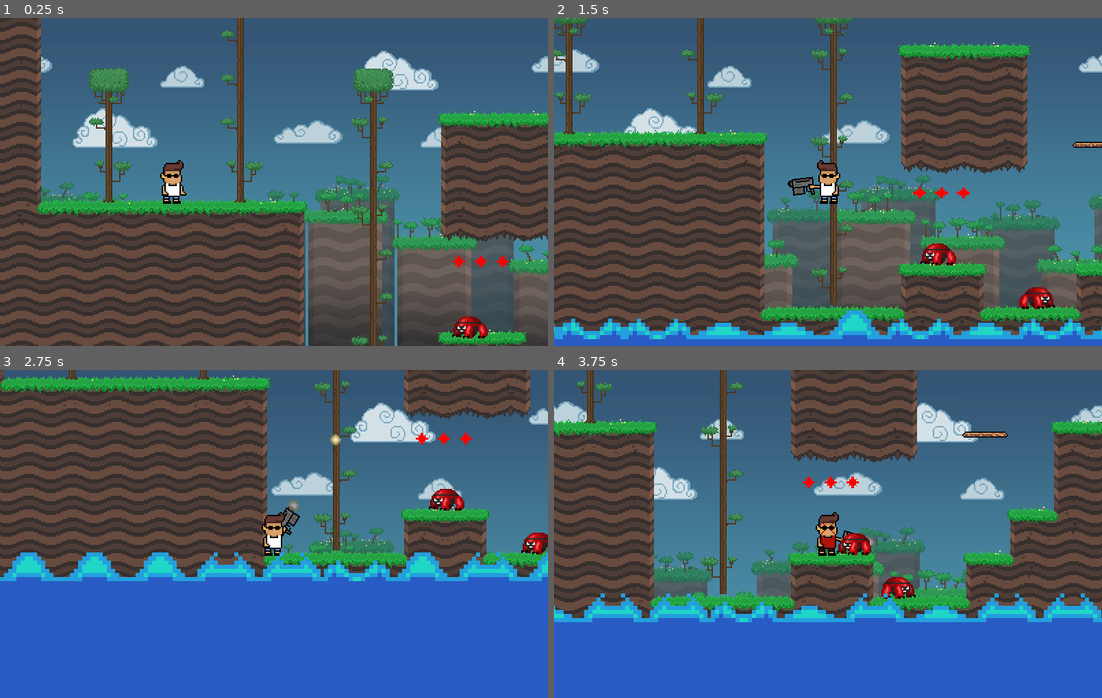
Above: before the commit, frames 1-4 (two rows, left to right).
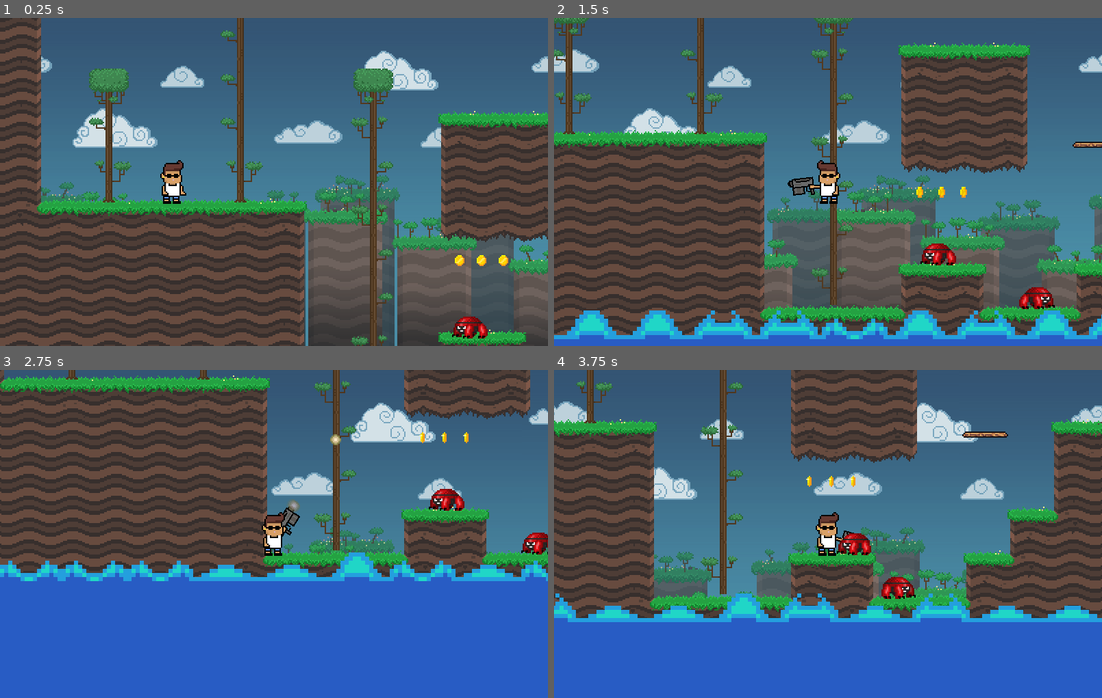
Above: after the commit, the same moments.

Repository: J24556/Red-Rise
Game: Godot game, scene res://Stage.tscn
The game is run twice, just before and just after one commit, with the same random seed, the same clock (stepped at 60 frames per second) and the same inputs.
Inputs (mouse positions are in pixels of both pictures, inside the frame that each line leads up to):
- Up to frame 1 (0.25 s): no input
- Up to frame 2 (1.5 s): move the mouse to (948, 165) at 0.52 s; press the mouse at (948, 165) at 0.53 s; hold D (move_right) from 0.53 s (still down); tap Space (jump) at 0.77 s; move the mouse to (718, 198) at 1.27 s; release the mouse at (718, 198) at 1.28 s; click (718, 198) at 1.35 s
- Up to frame 3 (2.75 s): tap Space (jump) at 1.52 s; move the mouse to (328, 461) at 2.02 s; release D (move_right) at 2.03 s; press the mouse at (328, 461) at 2.03 s; hold A (move_left) from 2.03 s (still down)
- Up to frame 4 (3.75 s): move the mouse to (800, 599) at 2.77 s; release A (move_left) at 2.78 s; release the mouse at (800, 599) at 2.78 s; hold D (move_right) from 2.78 s (still down); click (800, 599) at 2.85 s; tap Space (jump) at 3.02 s; move the mouse to (992, 583) at 3.52 s; press the mouse at (992, 583) at 3.53 s

The runs differ from the first frame. In frame 1, 0.2% of the frame differs, in the area x 82-93%, y 72-77%; in frame 2, 4.9%; in frame 3, 5.0%, in the area x 0-100%, y 18-65%; in frame 4, 4.4%.

Commit message:
Revert "ADDED RED MECHANIC"
This reverts commit efa2cee383688d1f208c001f9d2a4002ebab23fc.

Diff:
--- a/Stage.tscn
+++ b/Stage.tscn
@@ -272,488 +272,490 @@
 position = Vector2( -0.0743256, 700 )
 scale = Vector2( 3, 3 )
 frames = SubResource( 13 )
+frame = 6
 playing = true
 
 [node name="AnimatedSprite2" type="AnimatedSprite" parent="Blue Lava"]
 position = Vector2( 48, 700 )
 scale = Vector2( 3, 3 )
 frames = SubResource( 13 )
-frame = 11
+frame = 5
 playing = true
 
 [node name="AnimatedSprite3" type="AnimatedSprite" parent="Blue Lava"]
 position = Vector2( 96, 700 )
 scale = Vector2( 3, 3 )
 frames = SubResource( 13 )
-frame = 11
+frame = 5
 playing = true
 
 [node name="AnimatedSprite4" type="AnimatedSprite" parent="Blue Lava"]
 position = Vector2( 144, 700 )
 scale = Vector2( 3, 3 )
 frames = SubResource( 13 )
-frame = 11
+frame = 5
 playing = true
 
 [node name="AnimatedSprite5" type="AnimatedSprite" parent="Blue Lava"]
 position = Vector2( 192, 700 )
 scale = Vector2( 3, 3 )
 frames = SubResource( 13 )
-frame = 10
+frame = 4
 playing = true
 
 [node name="AnimatedSprite6" type="AnimatedSprite" parent="Blue Lava"]
 position = Vector2( 240, 700 )
 scale = Vector2( 3, 3 )
 frames = SubResource( 13 )
-frame = 10
+frame = 4
 playing = true
 
 [node name="AnimatedSprite7" type="AnimatedSprite" parent="Blue Lava"]
 position = Vector2( 287.76, 700 )
 scale = Vector2( 3, 3 )
 frames = SubResource( 13 )
+frame = 6
 playing = true
 
 [node name="AnimatedSprite8" type="AnimatedSprite" parent="Blue Lava"]
 position = Vector2( 335.76, 700 )
 scale = Vector2( 3, 3 )
 frames = SubResource( 13 )
-frame = 11
+frame = 5
 playing = true
 
 [node name="AnimatedSprite9" type="AnimatedSprite" parent="Blue Lava"]
 position = Vector2( 383.76, 700 )
 scale = Vector2( 3, 3 )
 frames = SubResource( 13 )
-frame = 10
+frame = 4
 playing = true
 
 [node name="AnimatedSprite10" type="AnimatedSprite" parent="Blue Lava"]
 position = Vector2( 431.76, 700 )
 scale = Vector2( 3, 3 )
 frames = SubResource( 13 )
-frame = 11
+frame = 5
 playing = true
 
 [node name="AnimatedSprite11" type="AnimatedSprite" parent="Blue Lava"]
 position = Vector2( 479.76, 700 )
 scale = Vector2( 3, 3 )
 frames = SubResource( 13 )
-frame = 10
+frame = 4
 playing = true
 
 [node name="AnimatedSprite60" type="AnimatedSprite" parent="Blue Lava"]
 position = Vector2( -527.747, 700 )
 scale = Vector2( 3, 3 )
 frames = SubResource( 13 )
-frame = 11
+frame = 5
 playing = true
 
 [node name="AnimatedSprite61" type="AnimatedSprite" parent="Blue Lava"]
 position = Vector2( -479.747, 700 )
 scale = Vector2( 3, 3 )
 frames = SubResource( 13 )
-frame = 11
+frame = 5
 playing = true
 
 [node name="AnimatedSprite62" type="AnimatedSprite" parent="Blue Lava"]
 position = Vector2( -431.747, 700 )
 scale = Vector2( 3, 3 )
 frames = SubResource( 13 )
-frame = 10
+frame = 4
 playing = true
 
 [node name="AnimatedSprite63" type="AnimatedSprite" parent="Blue Lava"]
 position = Vector2( -383.747, 700 )
 scale = Vector2( 3, 3 )
 frames = SubResource( 13 )
-frame = 11
+frame = 5
 playing = true
 
 [node name="AnimatedSprite64" type="AnimatedSprite" parent="Blue Lava"]
 position = Vector2( -335.747, 700 )
 scale = Vector2( 3, 3 )
 frames = SubResource( 13 )
-frame = 10
+frame = 4
 playing = true
 
 [node name="AnimatedSprite65" type="AnimatedSprite" parent="Blue Lava"]
 position = Vector2( -287.747, 700 )
 scale = Vector2( 3, 3 )
 frames = SubResource( 13 )
-frame = 10
+frame = 4
 playing = true
 
 [node name="AnimatedSprite66" type="AnimatedSprite" parent="Blue Lava"]
 position = Vector2( -239.986, 700 )
 scale = Vector2( 3, 3 )
 frames = SubResource( 13 )
-frame = 11
+frame = 5
 playing = true
 
 [node name="AnimatedSprite67" type="AnimatedSprite" parent="Blue Lava"]
 position = Vector2( -191.986, 700 )
 scale = Vector2( 3, 3 )
 frames = SubResource( 13 )
-frame = 10
+frame = 4
 playing = true
 
 [node name="AnimatedSprite68" type="AnimatedSprite" parent="Blue Lava"]
 position = Vector2( -143.986, 700 )
 scale = Vector2( 3, 3 )
 frames = SubResource( 13 )
-frame = 9
+frame = 3
 playing = true
 
 [node name="AnimatedSprite69" type="AnimatedSprite" parent="Blue Lava"]
 position = Vector2( -95.9865, 700 )
 scale = Vector2( 3, 3 )
 frames = SubResource( 13 )
-frame = 10
+frame = 4
 playing = true
 
 [node name="AnimatedSprite70" type="AnimatedSprite" parent="Blue Lava"]
 position = Vector2( -47.9864, 700.074 )
 scale = Vector2( 3, 3 )
 frames = SubResource( 13 )
-frame = 9
+frame = 3
 playing = true
 
 [node name="AnimatedSprite12" type="AnimatedSprite" parent="Blue Lava"]
 position = Vector2( 527.76, 700 )
 scale = Vector2( 3, 3 )
 frames = SubResource( 13 )
-frame = 10
+frame = 4
 playing = true
 
 [node name="AnimatedSprite13" type="AnimatedSprite" parent="Blue Lava"]
 position = Vector2( 575.904, 700 )
 scale = Vector2( 3, 3 )
 frames = SubResource( 13 )
-frame = 11
+frame = 5
 playing = true
 
 [node name="AnimatedSprite14" type="AnimatedSprite" parent="Blue Lava"]
 position = Vector2( 623.904, 700 )
 scale = Vector2( 3, 3 )
 frames = SubResource( 13 )
-frame = 10
+frame = 4
 playing = true
 
 [node name="AnimatedSprite15" type="AnimatedSprite" parent="Blue Lava"]
 position = Vector2( 671.904, 700 )
 scale = Vector2( 3, 3 )
 frames = SubResource( 13 )
-frame = 10
+frame = 4
 playing = true
 
 [node name="AnimatedSprite16" type="AnimatedSprite" parent="Blue Lava"]
 position = Vector2( 719.904, 700 )
 scale = Vector2( 3, 3 )
 frames = SubResource( 13 )
-frame = 11
+frame = 5
 playing = true
 
 [node name="AnimatedSprite17" type="AnimatedSprite" parent="Blue Lava"]
 position = Vector2( 767.904, 700 )
 scale = Vector2( 3, 3 )
 frames = SubResource( 13 )
-frame = 10
+frame = 4
 playing = true
 
 [node name="AnimatedSprite18" type="AnimatedSprite" parent="Blue Lava"]
 position = Vector2( 815.904, 700 )
 scale = Vector2( 3, 3 )
 frames = SubResource( 13 )
-frame = 10
+frame = 4
 playing = true
 
 [node name="AnimatedSprite19" type="AnimatedSprite" parent="Blue Lava"]
 position = Vector2( 863.665, 700 )
 scale = Vector2( 3, 3 )
 frames = SubResource( 13 )
-frame = 11
+frame = 5
 playing = true
 
 [node name="AnimatedSprite20" type="AnimatedSprite" parent="Blue Lava"]
 position = Vector2( 911.665, 700 )
 scale = Vector2( 3, 3 )
 frames = SubResource( 13 )
-frame = 10
+frame = 4
 playing = true
 
 [node name="AnimatedSprite21" type="AnimatedSprite" parent="Blue Lava"]
 position = Vector2( 959.665, 700 )
 scale = Vector2( 3, 3 )
 frames = SubResource( 13 )
-frame = 9
+frame = 3
 playing = true
 
 [node name="AnimatedSprite22" type="AnimatedSprite" parent="Blue Lava"]
 position = Vector2( 1007.66, 700 )
 scale = Vector2( 3, 3 )
 frames = SubResource( 13 )
-frame = 10
+frame = 4
 playing = true
 
 [node name="AnimatedSprite23" type="AnimatedSprite" parent="Blue Lava"]
 position = Vector2( 1055.66, 700 )
 scale = Vector2( 3, 3 )
 frames = SubResource( 13 )
-frame = 9
+frame = 3
 playing = true
 
 [node name="AnimatedSprite24" type="AnimatedSprite" parent="Blue Lava"]
 position = Vector2( 1103.66, 700 )
 scale = Vector2( 3, 3 )
 frames = SubResource( 13 )
-frame = 9
+frame = 3
 playing = true
 
 [node name="AnimatedSprite25" type="AnimatedSprite" parent="Blue Lava"]
 position = Vector2( 1151.53, 700 )
 scale = Vector2( 3, 3 )
 frames = SubResource( 13 )
-frame = 11
+frame = 5
 playing = true
 
 [node name="AnimatedSprite26" type="AnimatedSprite" parent="Blue Lava"]
 position = Vector2( 1199.53, 700 )
 scale = Vector2( 3, 3 )
 frames = SubResource( 13 )
-frame = 10
+frame = 4
 playing = true
 
 [node name="AnimatedSprite27" type="AnimatedSprite" parent="Blue Lava"]
 position = Vector2( 1247.53, 700 )
 scale = Vector2( 3, 3 )
 frames = SubResource( 13 )
-frame = 10
+frame = 4
 playing = true
 
 [node name="AnimatedSprite28" type="AnimatedSprite" parent="Blue Lava"]
 position = Vector2( 1295.53, 700 )
 scale = Vector2( 3, 3 )
 frames = SubResource( 13 )
-frame = 11
+frame = 5
 playing = true
 
 [node name="AnimatedSprite29" type="AnimatedSprite" parent="Blue Lava"]
 position = Vector2( 1343.53, 700 )
 scale = Vector2( 3, 3 )
 frames = SubResource( 13 )
-frame = 10
+frame = 4
 playing = true
 
 [node name="AnimatedSprite30" type="AnimatedSprite" parent="Blue Lava"]
 position = Vector2( 1391.53, 700 )
 scale = Vector2( 3, 3 )
 frames = SubResource( 13 )
-frame = 10
+frame = 4
 playing = true
 
 [node name="AnimatedSprite31" type="AnimatedSprite" parent="Blue Lava"]
 position = Vector2( 1439.29, 700 )
 scale = Vector2( 3, 3 )
 frames = SubResource( 13 )
-frame = 11
+frame = 5
 playing = true
 
 [node name="AnimatedSprite32" type="AnimatedSprite" parent="Blue Lava"]
 position = Vector2( 1487.29, 700 )
 scale = Vector2( 3, 3 )
 frames = SubResource( 13 )
-frame = 10
+frame = 4
 playing = true
 
 [node name="AnimatedSprite33" type="AnimatedSprite" parent="Blue Lava"]
 position = Vector2( 1535.29, 700 )
 scale = Vector2( 3, 3 )
 frames = SubResource( 13 )
-frame = 9
+frame = 3
 playing = true
 
 [node name="AnimatedSprite34" type="AnimatedSprite" parent="Blue Lava"]
 position = Vector2( 1583.29, 700 )
 scale = Vector2( 3, 3 )
 frames = SubResource( 13 )
-frame = 10
+frame = 4
 playing = true
 
 [node name="AnimatedSprite35" type="AnimatedSprite" parent="Blue Lava"]
 position = Vector2( 1631.29, 700 )
 scale = Vector2( 3, 3 )
 frames = SubResource( 13 )
-frame = 9
+frame = 3
 playing = true
 
 [node name="AnimatedSprite36" type="AnimatedSprite" parent="Blue Lava"]
 position = Vector2( 1679.29, 700 )
 scale = Vector2( 3, 3 )
 frames = SubResource( 13 )
-frame = 9
+frame = 3
 playing = true
 
 [node name="AnimatedSprite37" type="AnimatedSprite" parent="Blue Lava"]
 position = Vector2( 1727.43, 700 )
 scale = Vector2( 3, 3 )
 frames = SubResource( 13 )
-frame = 10
+frame = 4
 playing = true
 
 [node name="AnimatedSprite38" type="AnimatedSprite" parent="Blue Lava"]
 position = Vector2( 1775.43, 700 )
 scale = Vector2( 3, 3 )
 frames = SubResource( 13 )
-frame = 9
+frame = 3
 playing = true
 
 [node name="AnimatedSprite39" type="AnimatedSprite" parent="Blue Lava"]
 position = Vector2( 1823.43, 700 )
 scale = Vector2( 3, 3 )
 frames = SubResource( 13 )
-frame = 9
+frame = 3
 playing = true
 
 [node name="AnimatedSprite40" type="AnimatedSprite" parent="Blue Lava"]
 position = Vector2( 1871.43, 700 )
 scale = Vector2( 3, 3 )
 frames = SubResource( 13 )
-frame = 10
+frame = 4
 playing = true
 
 [node name="AnimatedSprite41" type="AnimatedSprite" parent="Blue Lava"]
 position = Vector2( 1919.43, 700 )
 scale = Vector2( 3, 3 )
 frames = SubResource( 13 )
-frame = 9
+frame = 3
 playing = true
 
 [node name="AnimatedSprite42" type="AnimatedSprite" parent="Blue Lava"]
 position = Vector2( 1967.43, 700 )
 scale = Vector2( 3, 3 )
 frames = SubResource( 13 )
-frame = 9
+frame = 3
 playing = true
 
 [node name="AnimatedSprite43" type="AnimatedSprite" parent="Blue Lava"]
 position = Vector2( 2015.19, 700 )
 scale = Vector2( 3, 3 )
 frames = SubResource( 13 )
-frame = 10
+frame = 4
 playing = true
 
 [node name="AnimatedSprite44" type="AnimatedSprite" parent="Blue Lava"]
 position = Vector2( 2063.19, 700 )
 scale = Vector2( 3, 3 )
 frames = SubResource( 13 )
-frame = 9
+frame = 3
 playing = true
 
 [node name="AnimatedSprite45" type="AnimatedSprite" parent="Blue Lava"]
 position = Vector2( 2111.19, 700 )
 scale = Vector2( 3, 3 )
 frames = SubResource( 13 )
-frame = 8
+frame = 2
 playing = true
 
 [node name="AnimatedSprite46" type="AnimatedSprite" parent="Blue Lava"]
 position = Vector2( 2159.19, 700 )
 scale = Vector2( 3, 3 )
 frames = SubResource( 13 )
-frame = 9
+frame = 3
 playing = true
 
 [node name="AnimatedSprite47" type="AnimatedSprite" parent="Blue Lava"]
 position = Vector2( 2207.19, 700 )
 scale = Vector2( 3, 3 )
 frames = SubResource( 13 )
-frame = 8
+frame = 2
 playing = true
 
 [node name="AnimatedSprite48" type="AnimatedSprite" parent="Blue Lava"]
 position = Vector2( 2255.19, 700 )
 scale = Vector2( 3, 3 )
 frames = SubResource( 13 )
-frame = 8
+frame = 2
 playing = true
 
 [node name="AnimatedSprite49" type="AnimatedSprite" parent="Blue Lava"]
 position = Vector2( 2303.22, 700 )
 scale = Vector2( 3, 3 )
 frames = SubResource( 13 )
-frame = 9
+frame = 3
 playing = true
 
 [node name="AnimatedSprite50" type="AnimatedSprite" parent="Blue Lava"]
 position = Vector2( 2351.22, 700 )
 scale = Vector2( 3, 3 )
 frames = SubResource( 13 )
-frame = 9
+frame = 3
 playing = true
 
 [node name="AnimatedSprite51" type="AnimatedSprite" parent="Blue Lava"]
 position = Vector2( 2399.22, 700 )
 scale = Vector2( 3, 3 )
 frames = SubResource( 13 )
-frame = 10
+frame = 4
 playing = true
 
 [node name="AnimatedSprite52" type="AnimatedSprite" parent="Blue Lava"]
 position = Vector2( 2447.22, 700 )
 scale = Vector2( 3, 3 )
 frames = SubResource( 13 )
-frame = 9
+frame = 3
 playing = true
 
 [node name="AnimatedSprite53" type="AnimatedSprite" parent="Blue Lava"]
 position = Vector2( 2495.22, 700 )
 scale = Vector2( 3, 3 )
 frames = SubResource( 13 )
-frame = 9
+frame = 3
 playing = true
 
 [node name="AnimatedSprite54" type="AnimatedSprite" parent="Blue Lava"]
 position = Vector2( 2542.98, 700 )
 scale = Vector2( 3, 3 )
 frames = SubResource( 13 )
-frame = 10
+frame = 4
 playing = true
 
 [node name="AnimatedSprite55" type="AnimatedSprite" parent="Blue Lava"]
 position = Vector2( 2590.98, 700 )
 scale = Vector2( 3, 3 )
 frames = SubResource( 13 )
-frame = 9
+frame = 3
 playing = true
 
 [node name="AnimatedSprite56" type="AnimatedSprite" parent="Blue Lava"]
 position = Vector2( 2638.98, 700 )
 scale = Vector2( 3, 3 )
 frames = SubResource( 13 )
-frame = 8
+frame = 2
 playing = true
 
 [node name="AnimatedSprite57" type="AnimatedSprite" parent="Blue Lava"]
 position = Vector2( 2686.98, 700 )
 scale = Vector2( 3, 3 )
 frames = SubResource( 13 )
-frame = 9
+frame = 3
 playing = true
 
 [node name="AnimatedSprite58" type="AnimatedSprite" parent="Blue Lava"]
 position = Vector2( 2734.98, 700 )
 scale = Vector2( 3, 3 )
 frames = SubResource( 13 )
-frame = 8
+frame = 2
 playing = true
 
 [node name="AnimatedSprite59" type="AnimatedSprite" parent="Blue Lava"]
 position = Vector2( 2782.98, 700 )
 scale = Vector2( 3, 3 )
 frames = SubResource( 13 )
-frame = 8
+frame = 2
 playing = true
 
 [node name="Sprite" type="Sprite" parent="Blue Lava"]
--- a/coin/Coin.tscn
+++ b/coin/Coin.tscn
@@ -1,7 +1,7 @@
 [gd_scene load_steps=12 format=2]
 
 [ext_resource path="res://coin/coin.gd" type="Script" id=1]
-[ext_resource path="res://coin/RED1.png" type="Texture" id=2]
+[ext_resource path="res://coin/coin.png" type="Texture" id=2]
 [ext_resource path="res://audio/sound_coin.wav" type="AudioStream" id=3]
 [ext_resource path="res://player/bullet.png" type="Texture" id=4]
 
@@ -118,9 +118,8 @@
 script = ExtResource( 1 )
 
 [node name="Sprite" type="Sprite" parent="."]
-position = Vector2( -0.46916, 0.445954 )
-scale = Vector2( 0.700385, 0.609792 )
 texture = ExtResource( 2 )
+hframes = 4
 
 [node name="AnimationPlayer" type="AnimationPlayer" parent="."]
 autoplay = "spin"
@@ -128,7 +127,6 @@
 anims/taken = SubResource( 2 )
 
 [node name="Collision" type="CollisionShape2D" parent="."]
-scale = Vector2( 8, 8 )
 shape = SubResource( 3 )
 
 [node name="Sound" type="AudioStreamPlayer2D" parent="."]
@@ -144,9 +142,6 @@
 texture = ExtResource( 4 )
 
 [node name="Enabler" type="VisibilityEnabler2D" parent="."]
-position = Vector2( -0.0743256, 0.2973 )
-scale = Vector2( 0.985135, 1.05946 )
 rect = Rect2( -5, -5, 10, 10 )
 pause_particles = false
 [connection signal="body_entered" from="." to="." method="_on_body_enter"]
-[connection signal="body_exited" from="." to="." method="_on_body_exited"]
--- a/coin/coin.gd
+++ b/coin/coin.gd
@@ -3,13 +3,6 @@
 
 var taken = false
 
-
 func _on_body_enter(body):
 	if not taken and body is Player:
-		print("w")#($AnimationPlayer as AnimationPlayer).play("taken")
-		(body as Player).SET_ANGRY(true,self.get_instance_id())
-
-func _on_body_exited(body):
-	if body is Player:
-		print("l")
-		(body as Player).SET_ANGRY(false,self.get_instance_id())
+		($AnimationPlayer as AnimationPlayer).play("taken")
--- a/player/Player.tscn
+++ b/player/Player.tscn
@@ -165,8 +165,5 @@
 [node name="ShotDelayTimer" type="Timer" parent="."]
 one_shot = true
 
-[node name="AngerTime" type="Timer" parent="."]
-wait_time = 2.0
-
 [node name="ShootAnimTimer" type="Timer" parent="."]
 one_shot = true
--- a/player/player.gd
+++ b/player/player.gd
@@ -5,13 +5,12 @@
 const JUMP_SPEED = 350
 const BASE_SPEED = Vector2(RUN_SPEED, JUMP_SPEED)
 const FLOOR_DETECT_DISTANCE = 20.0
-var SHOT_DELAY = 0.3 #now why make that a const?
+const SHOT_DELAY = 0.3
 const SHOT_SPEED = 700
 const GUN_PUT_AWAY_TIME = 0.6
 
 var Bullet = preload("res://player/PlayerBullet.tscn")
 var sprite_no_arm = preload("res://player/characteronearm.png")
-var sprite_chad_when_stock_go_down = preload("res://player/chad_in_the_red.png")
 var sprite_with_arm = preload("res://player/charactertwoarms.png")
 
 onready var speed = BASE_SPEED
@@ -26,22 +25,11 @@
 onready var bullet_shoot = $Sprite/ArmPivot/GunArm/BulletShoot
 onready var shot_delay_timer = $ShotDelayTimer
 onready var shoot_anim_timer = $ShootAnimTimer
-onready var anger_timer = $AngerTime
 onready var sound_jump = $SoundJump
 onready var sound_shoot = $SoundShoot
 
-var angry = false
-var latest_instigator
-func SET_ANGRY(on , instg):
-	if(on):
-		latest_instigator = instg
-		angry = on
-	elif(instg == latest_instigator):
-		angry = on
-
 
 func _physics_process(_delta):
-	print(angry)
 	var mouse_pos = get_global_mouse_position()
 	var mouse_dir = global_position.direction_to(mouse_pos)
 	var mouse_arm_dir = arm_pivot.global_position.direction_to(mouse_pos)
@@ -82,13 +70,6 @@
 		gun_arm.visible = false
 		if move_dir.x != 0:
 			sprite.scale.x = 1 if move_dir.x > 0 else -1
-
-	#ANGRY MODE HERE HERE HERE HERE'S OUR GIMICK
-	if angry:
-		SHOT_DELAY = .07
-		sprite.texture = sprite_chad_when_stock_go_down
-	else:
-		SHOT_DELAY = .3
 
 	if sprite.scale.x == 1:
 		arm_pivot.rotation_degrees = mouse_arm_angle + 180
Binary file removed: coin/RED1.png
Not shown, removed: coin/RED1.png.import
Binary file removed: player/chad_in_the_red.png
Not shown, removed: player/chad_in_the_red.png.import
